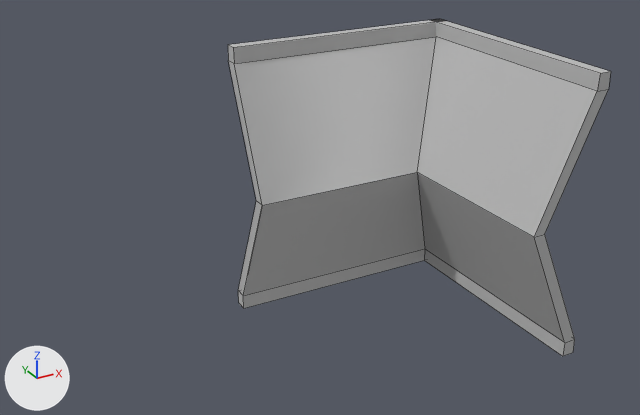
The FBX model Assets/Models/BuildingParts/InsideCornerWall.fbx as it was, and as the next commit left it.
Before and after are seen from a 50 mm camera at (24.71, -12.56, 7.76) aimed at (30.55, -1.94, 2.45). The axes (+X, +Y, +Z) are drawn at lower left. The lights are the same throughout. Mesh edges are drawn as thin lines. Where no turn or scale is listed for an object, it has been applied to the vertices.

Before the edit, the objects in view are built like this:
```python
me_straightwallsection_021 = bpy.data.meshes.new('StraightWallSection.021')
me_straightwallsection_021.from_pydata(...)  # 46 vertices, 37 faces; spans x -4.0..0.0, y -4.0..0.0, z 0.0..4.56
me_straightwallsection_021.materials.append(mat_lit_003)  # grey #bcbcbc
ob_insidecorner = bpy.data.objects.new('InsideCorner', me_straightwallsection_021)
ob_insidecorner.location = (34.0, 0.0, 0.0)
```
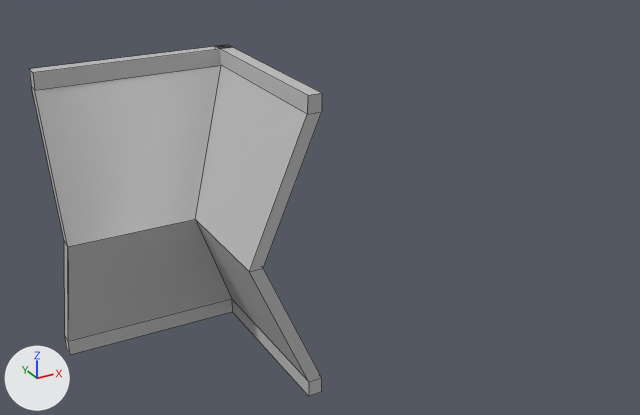
What differs and where, as boxes (x1, y1, x2, y2) in the pictures (640 x 415 px; the box of a moved part takes in the faces that stretch with it):
'InsideCorner', reshaped, moved (23% narrower)
    before: (228, 19, 611, 356)
    after: (29, 45, 322, 396)
part 1 of me_straightwallsection_021, moved or reshaped
    before: (228, 19, 445, 308)
    after: (29, 45, 232, 355)
part 2 of me_straightwallsection_021, moved or reshaped
    before: (417, 19, 611, 356)
    after: (195, 45, 322, 396)

What changed in the scene script:
```text
Change me_straightwallsection_021:
    where me_straightwallsection_021.from_pydata(...)  # 46 vertices, 37 faces; spans x -4.0..0.0, y -4.0..0.0, z 0.0..4.56
    used by ob_insidecorner; location = (34.0, 0.0, 0.0)
    me_straightwallsection_021 part 1: all 13 vertices in x -4.0, y -1.1..0.0, z 0.0..4.56 are moved by (1.0, 0.0, 0.0)
    me_straightwallsection_021 part 2: all 10 vertices in x -1.09..0.0, y -4.0, z 0.0..4.56 are moved by (0.0, 1.0, 0.0)
Change ob_insidecorner:
    ob_insidecorner.location: (34.0, 0.0, 0.0) -> (30.0, 0.0, 0.0)
```
